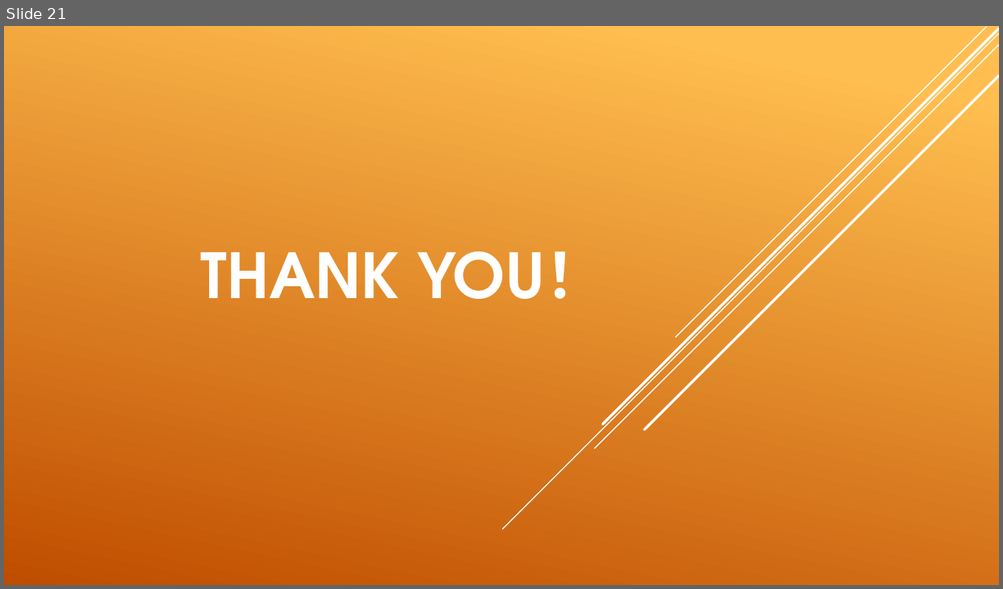
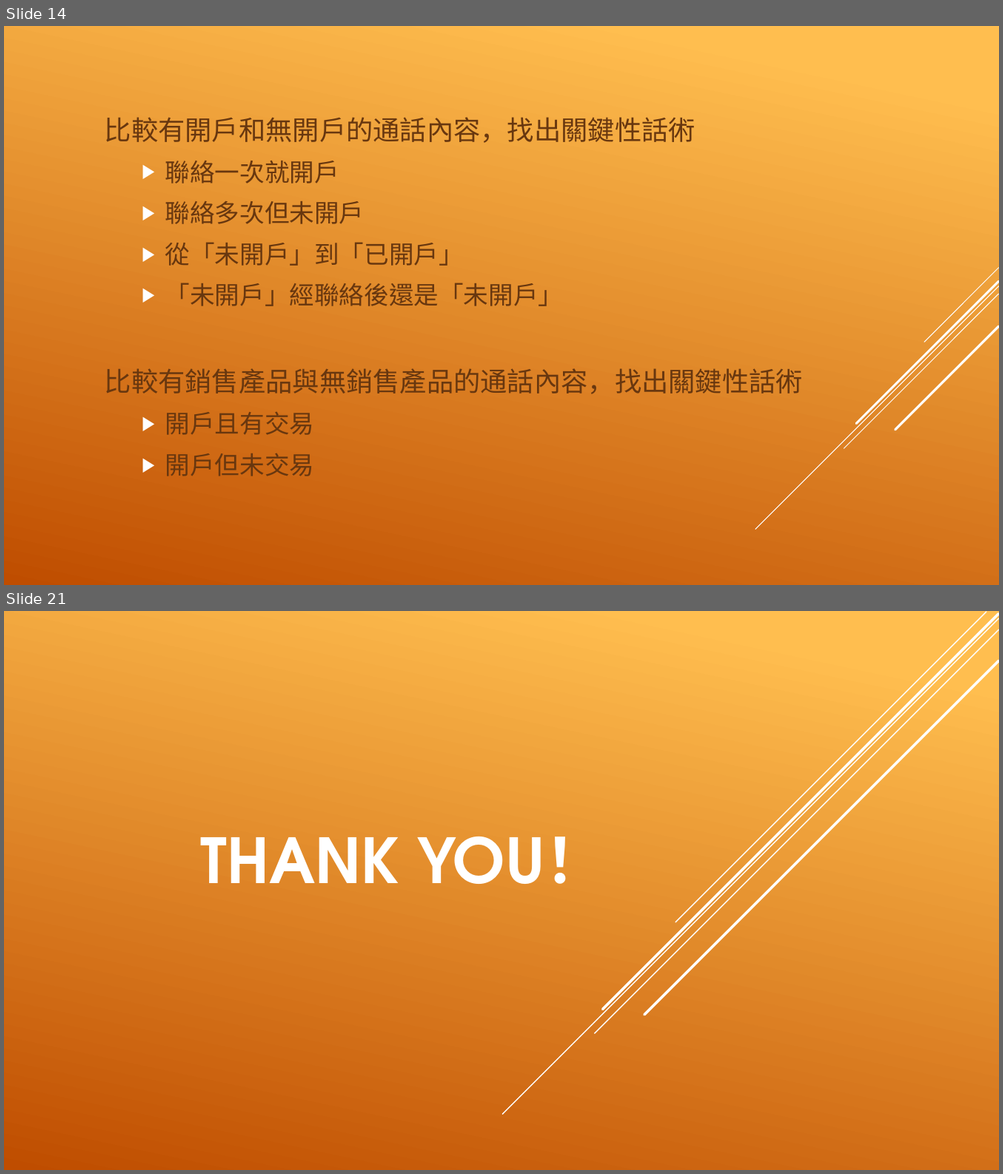
Before and after one commit to EvaXunHsu/Fintech-Course, a slide deck: Final/金融科技-文字探勘與機器學習.pptx. Shown one above the other, each under a label of ours: slide 21 before the commit, slides 14 and 21 after it; the slides between them are not shown. The pictures are 1003x589 and 1003x1174 pixels, drawn with LibreOffice and Linux fonts; fonts in the diff are those of the drawing. Boxes give left, top, right and bottom in pixels: in the first picture for what was removed or moved away, otherwise in the second. Text is boxed around its words. In the diff, an @@ line names an element or a change of style, - is before the commit and + after.

```diff
--- a/Final/金融科技-文字探勘與機器學習.pptx
+++ b/Final/金融科技-文字探勘與機器學習.pptx
@@ slide 14 added at [4, 26, 999, 585], background gradient #FFBF50 to #C04D00 @@
@@ text added at [105, 117, 802, 477], 24.1 pt, text #68380F @@
+比較有開戶和無開戶的通話內容，找出關鍵性話術
+  ▶ 聯絡一次就開戶
+  ▶ 聯絡多次但未開戶
+  ▶ 從「未開戶」到「已開戶」
+  ▶ 「未開戶」經聯絡後還是「未開戶」
+比較有銷售產品與無銷售產品的通話內容，找出關鍵性話術
+  ▶ 開戶且有交易
+  ▶ 開戶但未交易
@@ group added at [755, 268, 999, 530]: 5 lines @@
```
Also in this commit, not shown: 16 slides changed, 2 other slides added, 3 slides removed, 24 other files.
